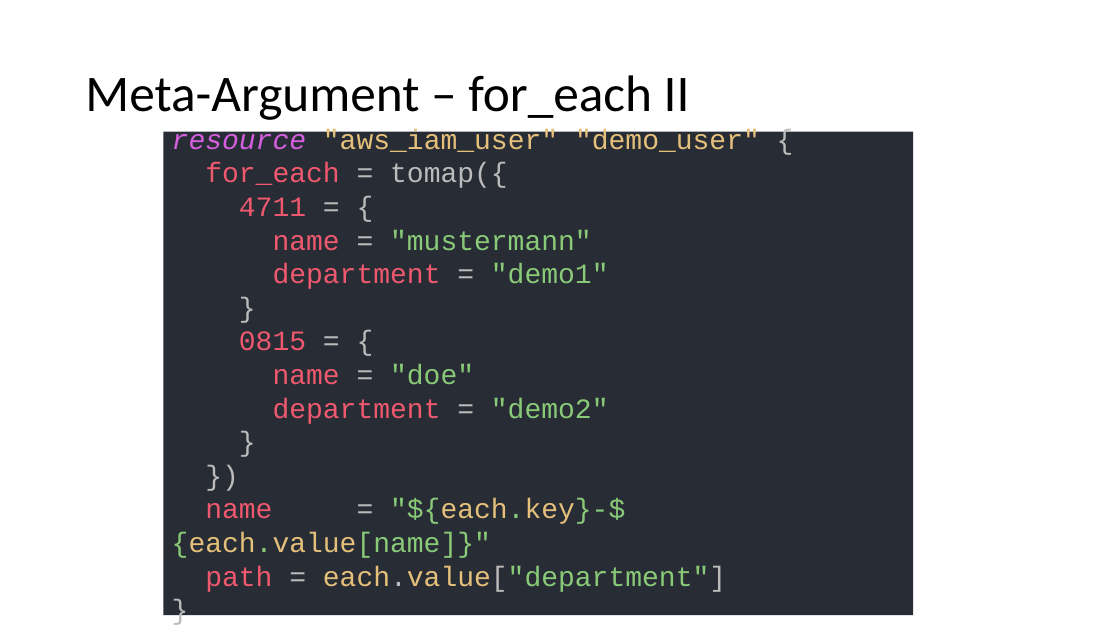
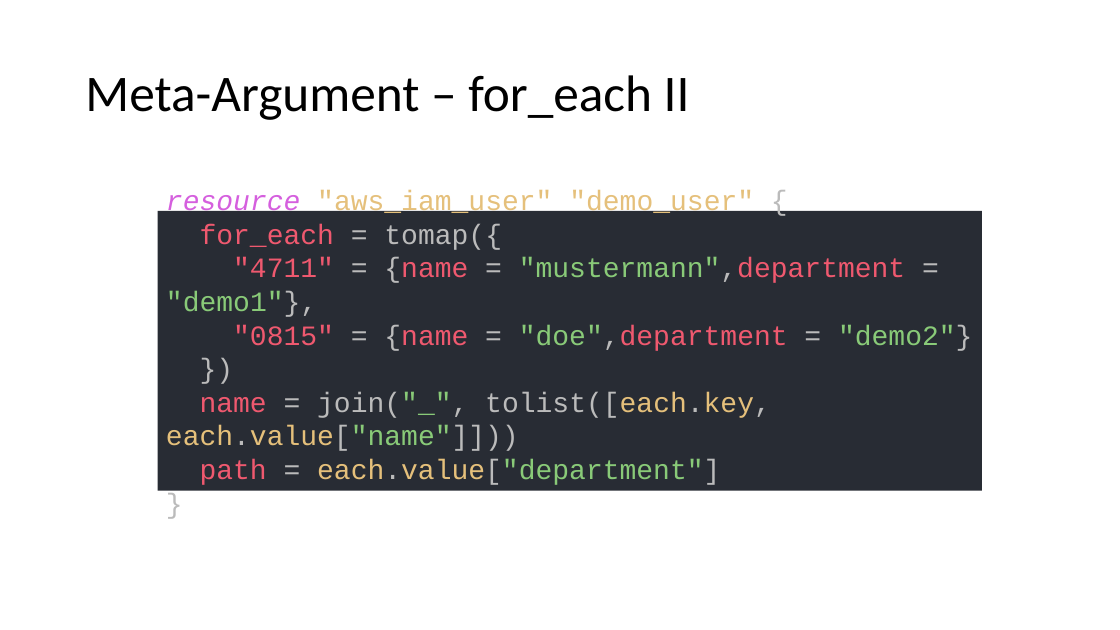
Before and after one commit to djakielski/terraform-schulung, a slide deck: slide 8 of Modul_3_Ressources/Ressources.pptx. Drawn at 1120x630 pixels with LibreOffice and Linux fonts; fonts in the diff are those of the drawing. Boxes give left, top, right and bottom in pixels: in the first picture for what was removed or moved away, otherwise in the second. Text is boxed around its words. In the diff, an @@ line names an element or a change of style, - is before the commit and + after.

```diff
--- a/Modul_3_Ressources/Ressources.pptx
+++ b/Modul_3_Ressources/Ressources.pptx
@@ rectangle "resource "aws_iam_user" "demo_user" { for_each ...": place and size @@
-rectangle "resource "aws_iam_user" "demo_user" { for_each ..." at (163, 132, 913, 616)
+rectangle "resource "aws_iam_user" "demo_user" { for_each ..." at (158, 211, 982, 491)
@@ text in rectangle at (166, 190, 972, 485): text changed; text colour #89CA78 to #EF596F @@
-resource "aws_iam_user" "demo_user" {
-for_each = tomap({
-4711 = {
-name = "mustermann"
-department = "demo1"
-}
-0815 = {
-name = "doe"
-department = "demo2"
-}
-})
-name = "${each.key}-${each.value[name]}"
-path = each.value["department"]
-}
+resource "aws_iam_user" "demo_user" {
+for_each = tomap({
+"4711" = {name = "mustermann",department = "demo1"},
+"0815" = {name = "doe",department = "demo2"}
+})
+name = join("_", tolist([each.key, each.value["name"]]))
+path = each.value["department"]
+}
```
Also in this commit, not shown: 2 other slides changed, 2 other files.
